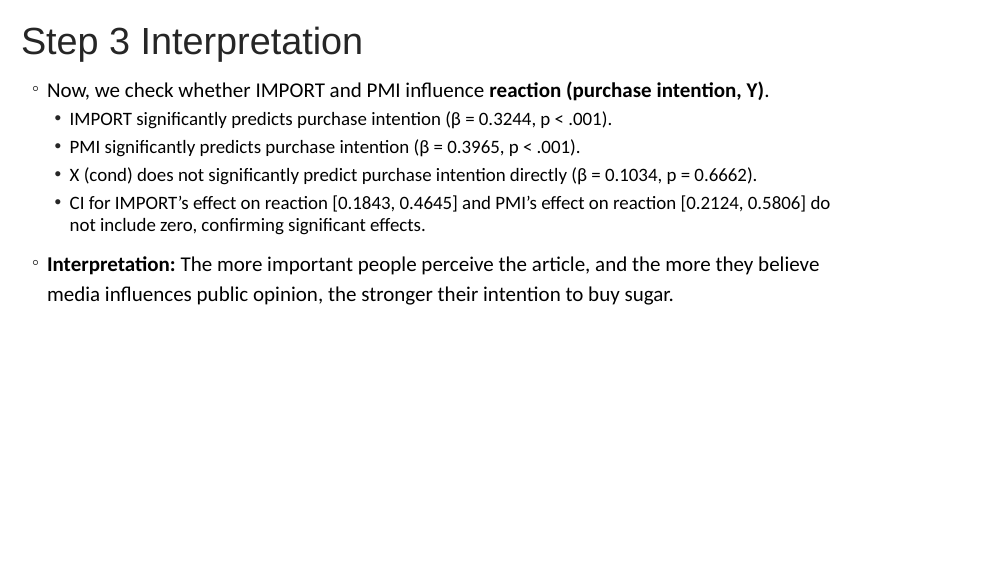
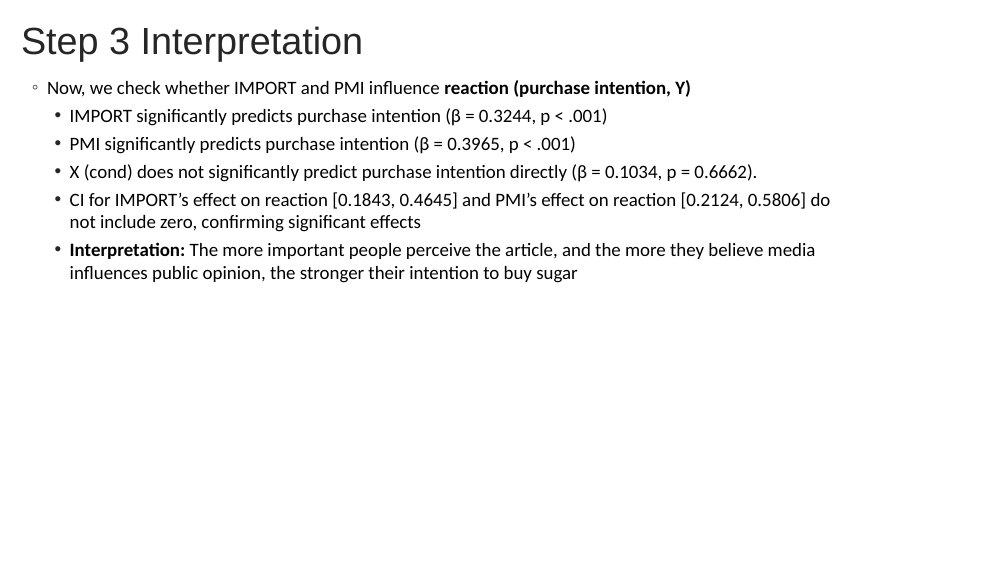
Before and after one commit to bigdataforsocialjustice/stats-for-social-justice, a slide deck: slide 19 of slides/moderation/Mediation and Moderation (Part 3).pptx (slide 18 before the commit). Drawn at 1008x567 pixels with LibreOffice and Linux fonts; fonts in the diff are those of the drawing. Boxes give left, top, right and bottom in pixels: in the first picture for what was removed or moved away, otherwise in the second. Text is boxed around its words. In the diff, an @@ line names an element or a change of style, - is before the commit and + after.

```diff
--- a/slides/moderation/Mediation and Moderation (Part 3).pptx
+++ b/slides/moderation/Mediation and Moderation (Part 3).pptx
@@ text at [47,80,691,154]: text changed @@
-◦ Now, we check whether IMPORT and PMI influence reaction (purchase intention, Y).
-  • IMPORT significantly predicts purchase intention (β = 0.3244, p < .001).
-  • PMI significantly predicts purchase intention (β = 0.3965, p < .001).
+◦ Now, we check whether IMPORT and PMI influence reaction (purchase intention, Y)
+  • IMPORT significantly predicts purchase intention (β = 0.3244, p < .001)
+  • PMI significantly predicts purchase intention (β = 0.3965, p < .001)
@@ text at [70,192,831,283]: text changed; size 20 to 18 pt @@
-  • CI for IMPORT’s effect on reaction [0.1843, 0.4645] and PMI’s effect on reaction [0.2124, 0.5806] do not include zero, confirming significant effects.
-◦ Interpretation: The more important people perceive the article, and the more they believe media influences public opinion, the stronger their intention to buy sugar.
+  • CI for IMPORT’s effect on reaction [0.1843, 0.4645] and PMI’s effect on reaction [0.2124, 0.5806] do not include zero, confirming significant effects
+  • Interpretation: The more important people perceive the article, and the more they believe media influences public opinion, the stronger their intention to buy sugar
```
Also in this commit, not shown: 17 other slides changed, 2 slides added.
